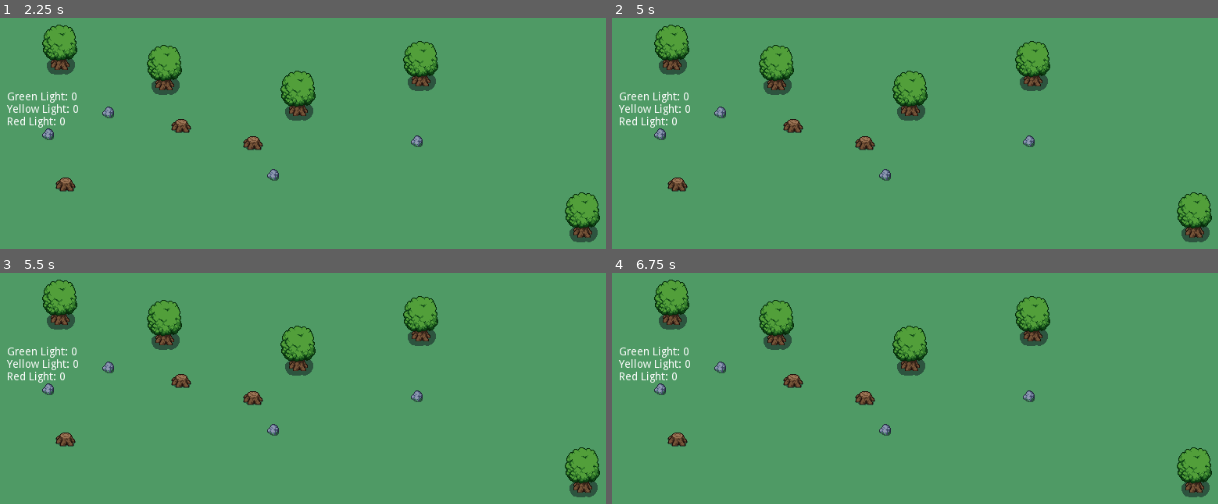
Above: before the commit, frames 1-4 (two rows, left to right).
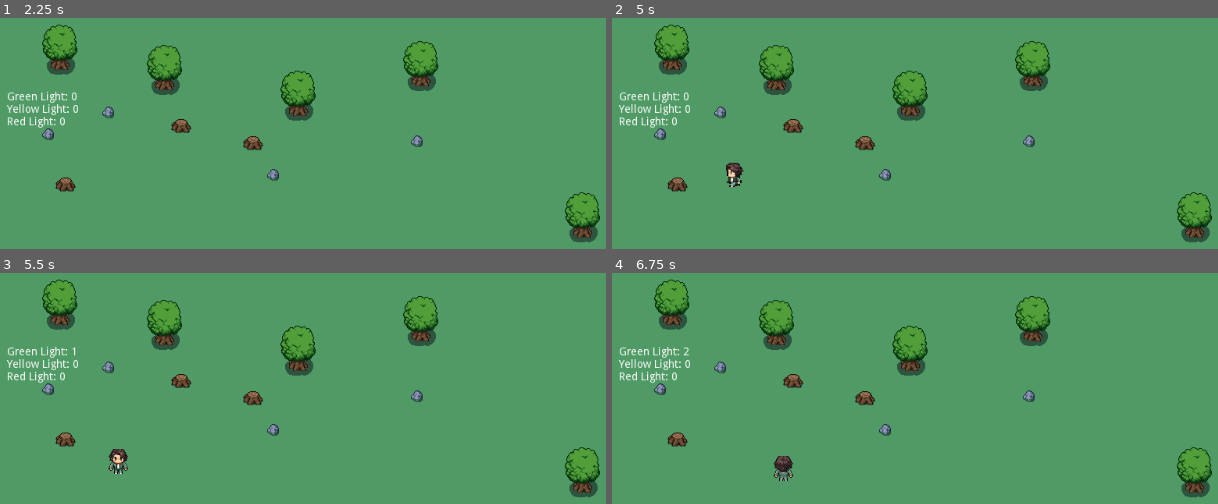
Above: after the commit, the same moments.

Repository: camilailges/round-4
Game: Godot game, scene res://scenes/Level1.tscn
Two runs of this game, one before a commit and one after it. Both use one fixed random seed, a clock stepped at 60 frames per second and the inputs below.
Inputs:
- Up to frame 1 (2.25 s): hold Right (ui_right) 0.53-1.28 s; tap Enter at 1.25 s; hold Down (ui_down) 1.28-2.03 s; hold Right (ui_right) from 2.03 s (still down)
- Up to frame 2 (5 s): tap Space at 2.75, 4.25 s; release Right (ui_right) at 2.78 s; hold Up (ui_up) 2.78-3.53 s; tap Enter at 3.5 s; hold Left (ui_left) from 3.53 s (still down)
- Up to frame 3 (5.5 s): tap Enter at 5 s; release Left (ui_left) at 5.03 s; hold Down (ui_down) from 5.03 s (still down)
- Up to frame 4 (6.75 s): release Down (ui_down) at 5.78 s; hold Right (ui_right) 5.78-6.53 s; hold Up (ui_up) from 6.53 s (still down)

Frame 1 is identical in both runs. In frame 2, 0.2% of the frame differs, in the area x 18-22%, y 62-74%; in frame 3, 0.3%, in the area x 11-22%, y 32-88%; in frame 4, 0.3%.

Commit message:
player disaparece

Diff:
--- a/scenes/Level1.gd
+++ b/scenes/Level1.gd
@@ -41,14 +41,13 @@
 
 	if red_light:
 		if player.velocity != null and player.velocity != Vector2.ZERO:
-			#player.animation.play("idle")
-			player.queue_free()
-			get_tree().paused = true
+			player.sprite.visible=false
 
 		red_light_time += delta
 		if red_light_time >= RED_LIGHT_INTERVAL:
 			red_light = false
 			red_light_time = 0.0
+			player.sprite.visible=true
 
 	green_light_label.text = "Green Light: " + str(round(green_light_time))
 	red_light_label.text = "Red Light: " + str(round(red_light_time))
